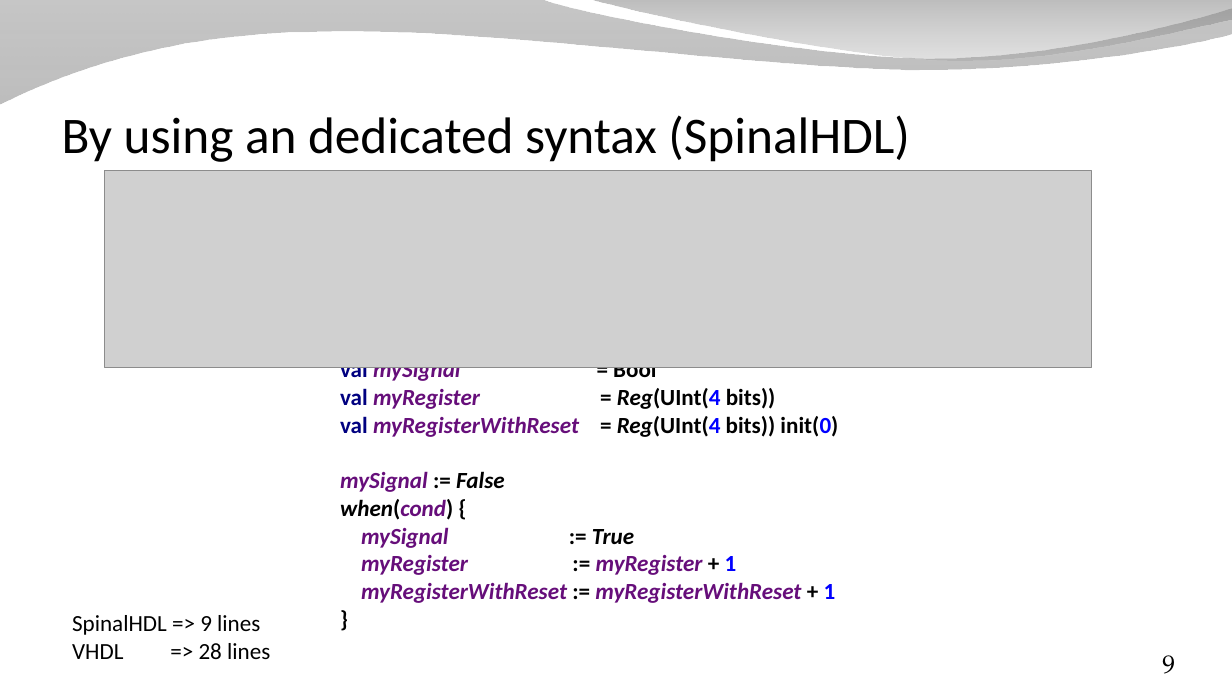
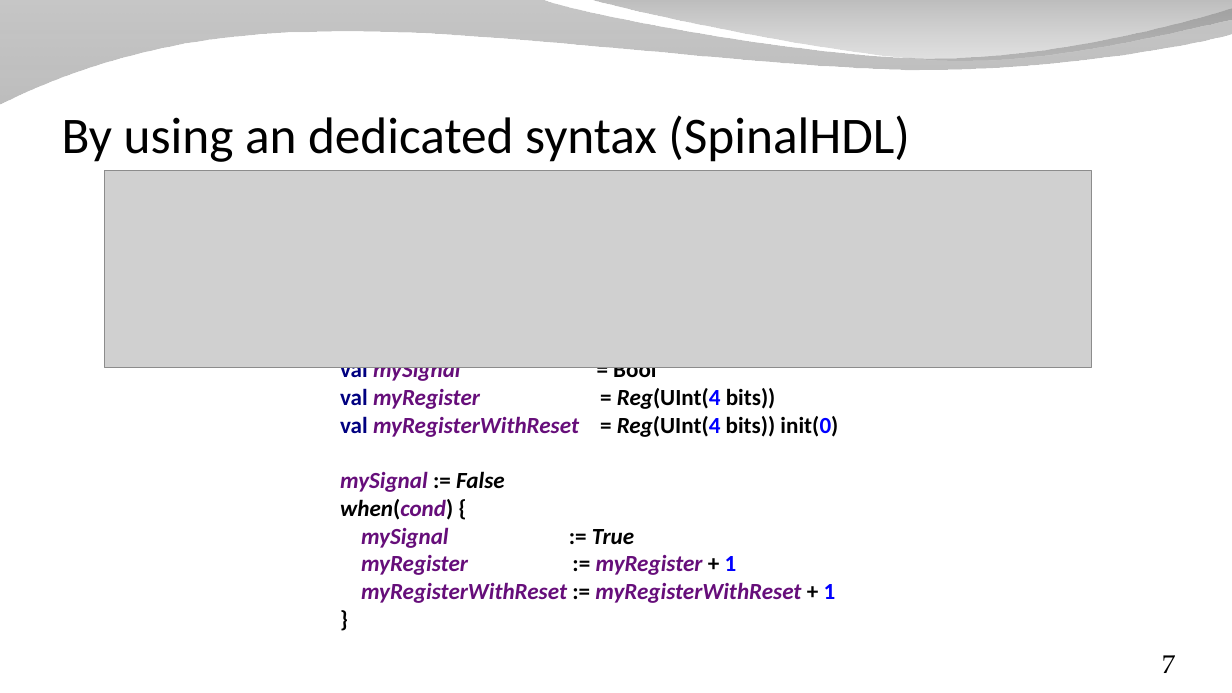
Before and after one commit to SpinalHDL/SpinalDoc, a slide deck: slide 7 of presentation/en/presentation_move_forward_short.odp (slide 9 before the commit). Drawn at 1232x693 pixels with LibreOffice and Linux fonts; fonts in the diff are those of the drawing; grey boxes stand for pictures; background and template pictures are left out. Boxes give left, top, right and bottom in pixels: in the first picture for what was removed or moved away, otherwise in the second. Text is boxed around its words. In the diff, an @@ line names an element or a change of style, - is before the commit and + after.

```diff
--- a/presentation/en/presentation_move_forward_short.odp
+++ b/presentation/en/presentation_move_forward_short.odp
@@ text removed at (72,615,270,659) @@
-SpinalHDL => 9 lines
-VHDL => 28 lines
@@ page number at (1162,655,1175,673): text changed @@
-9
+7
```
Also in this commit, not shown: 6 other slides changed, 2 slides added, 1 slide removed, 1 other file.
